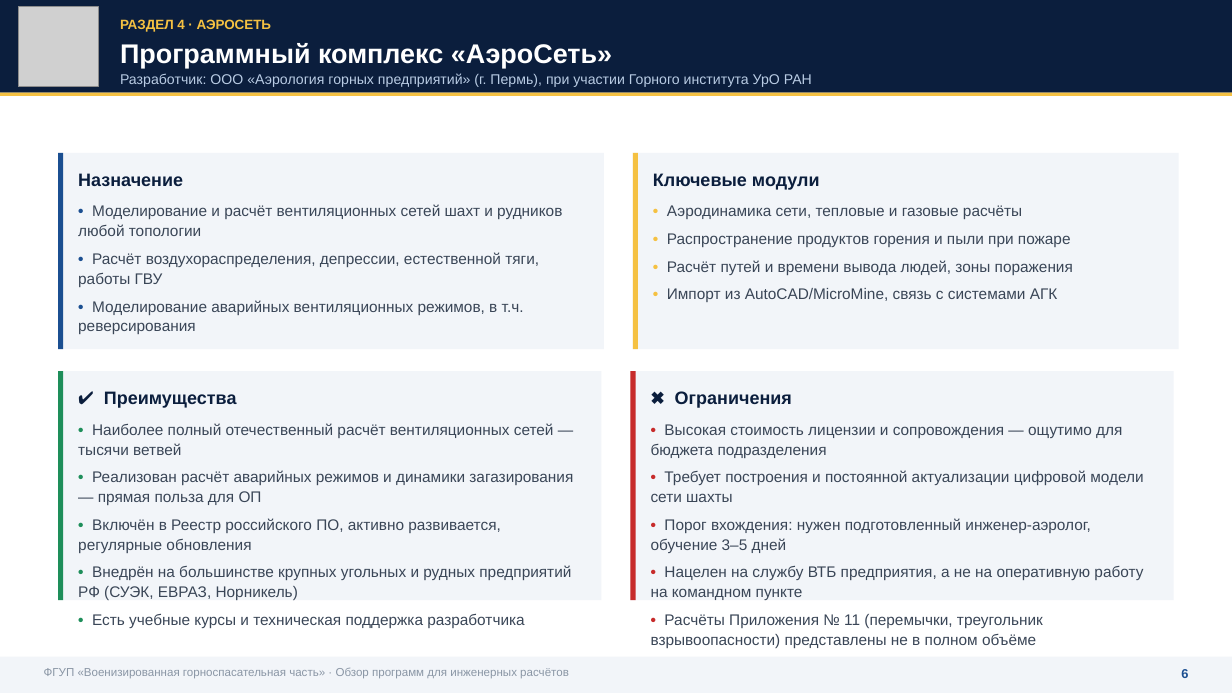
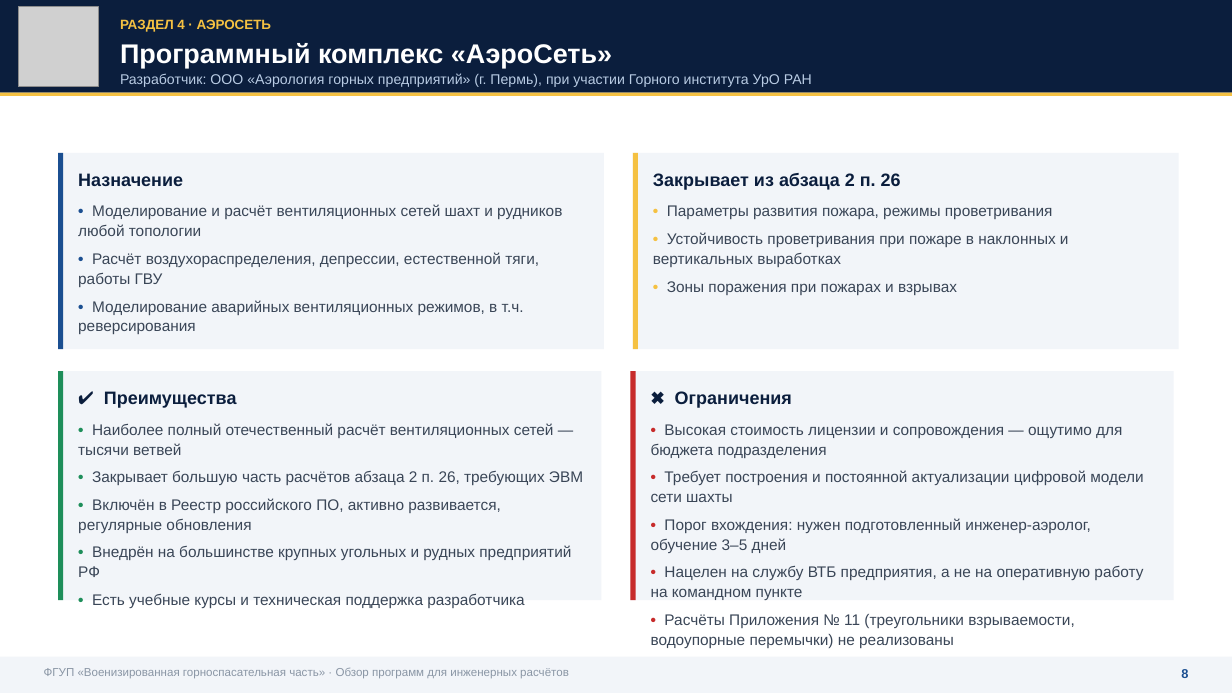
Before and after one commit to pvsistema/ventilation-system-design, a slide deck: slide 9 of public/VGSCH-doklad-PO-inzhenernye-raschety.pptx (slide 7 before the commit). Drawn at 1232x693 pixels with LibreOffice and Linux fonts; fonts in the diff are those of the drawing; grey boxes stand for pictures. Boxes give left, top, right and bottom in pixels: in the first picture for what was removed or moved away, otherwise in the second. Text is boxed around its words. In the diff, an @@ line names an element or a change of style, - is before the commit and + after.

```diff
--- a/public/VGSCH-doklad-PO-inzhenernye-raschety.pptx
+++ b/public/VGSCH-doklad-PO-inzhenernye-raschety.pptx
@@ text at bbox=[653, 173, 901, 190]: text changed @@
-Ключевые модули
+Закрывает из абзаца 2 п. 26
@@ text at bbox=[653, 205, 1069, 295]: text changed @@
-• Аэродинамика сети, тепловые и газовые расчёты
-• Распространение продуктов горения и пыли при пожаре
-• Расчёт путей и времени вывода людей, зоны поражения
-• Импорт из AutoCAD/MicroMine, связь с системами АГК
+• Параметры развития пожара, режимы проветривания
+• Устойчивость проветривания при пожаре в наклонных и вертикальных выработках
+• Зоны поражения при пожарах и взрывах
@@ text at bbox=[92, 471, 583, 485]: text changed @@
-• Реализован расчёт аварийных режимов и динамики загазирования — прямая польза для ОП
+• Закрывает большую часть расчётов абзаца 2 п. 26, требующих ЭВМ
@@ text at bbox=[78, 545, 571, 577]: text changed @@
-• Внедрён на большинстве крупных угольных и рудных предприятий РФ (СУЭК, ЕВРАЗ, Норникель)
+• Внедрён на большинстве крупных угольных и рудных предприятий РФ
@@ text at bbox=[651, 614, 1074, 648]: text changed @@
-• Расчёты Приложения № 11 (перемычки, треугольник взрывоопасности) представлены не в полном объёме
+• Расчёты Приложения № 11 (треугольники взрываемости, водоупорные перемычки) не реализованы
```
Also in this commit, not shown: 17 other slides changed, 3 slides added, 1 slide removed.
